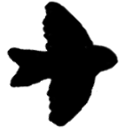
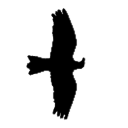
Two versions of the same layered image (128 × 128). Layer-by-layer changes:
added layer "Layer" above "Pasted Layer" over [26, 7, 86, 121]
painted on "Background" over [6, 0, 119, 128]
